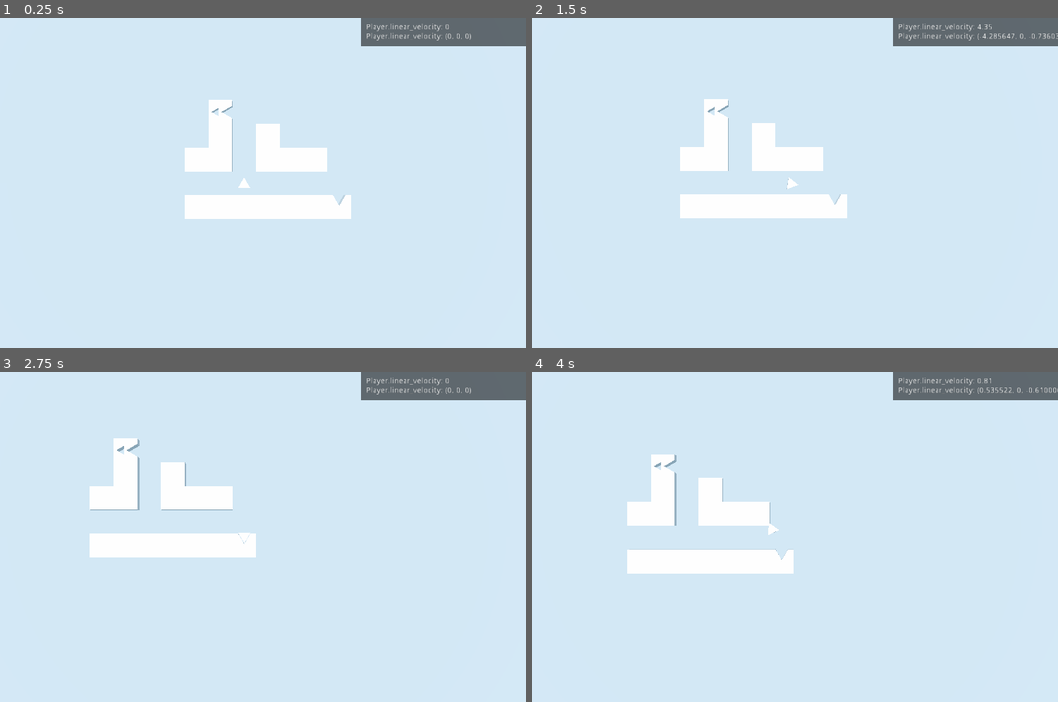
Above: before the commit, frames 1-4 (two rows, left to right).
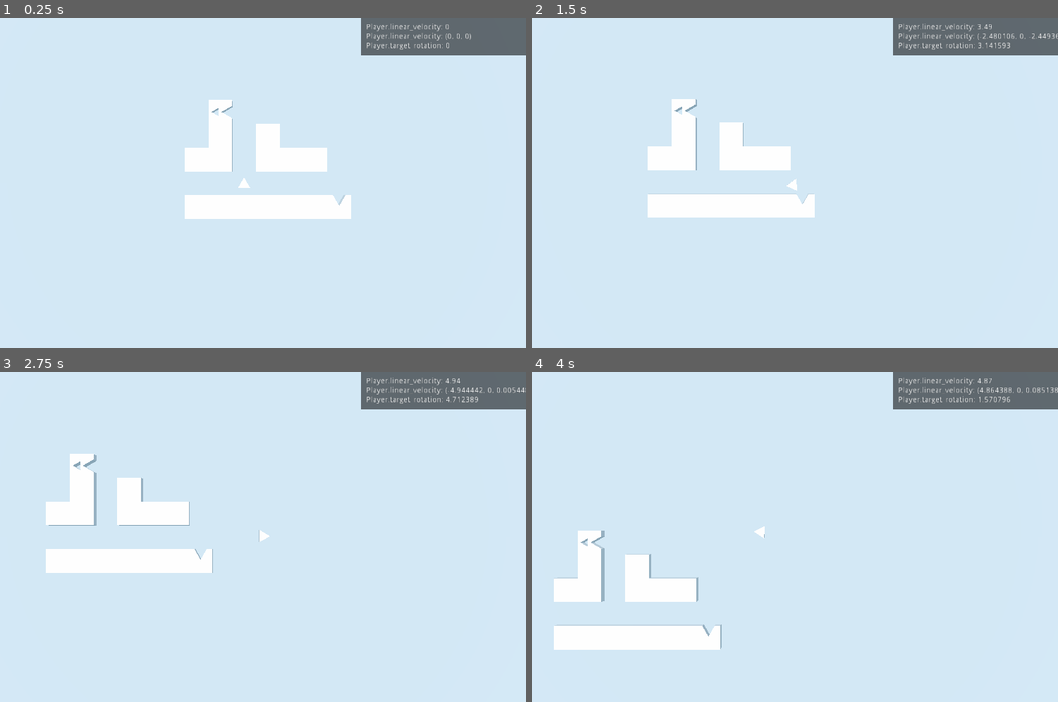
Above: after the commit, the same moments.

Repository: winston-yallow/primitives
Game: Godot game, scene res://levels/00_Test.tscn
Same seed, same stepped clock (60 frames per second), same inputs: the game is played once before the commit and once after it.
Inputs:
- Up to frame 1 (0.25 s): no input
- Up to frame 2 (1.5 s): tap Enter at 0.5 s; hold D (game_right) 0.53-1.28 s; hold Space (reappear) 0.53-1.28 s; hold S (game_backward) from 1.28 s (still down); tap Backspace at 1.35 s
- Up to frame 3 (2.75 s): release S (game_backward) at 2.03 s; hold D (game_right) from 2.03 s (still down); hold Space (reappear) from 2.03 s (still down)
- Up to frame 4 (4 s): release D (game_right) at 2.78 s; release Space (reappear) at 2.78 s; hold W (game_forward) 2.78-3.53 s; tap Backspace at 2.85 s; hold A (game_left) from 3.53 s (still down); hold Space (reappear) from 3.53 s (still down)

The runs differ from the first frame. In frame 1, 0.9% of the frame differs, in the area x 68-100%, y 7-12%; in frame 2, 5.3%; in frame 3, 8.8%; in frame 4, 11%, in the area x 4-100%, y 1-85%.

Commit message:
Implement smoothed movement

Diff:
--- a/game/player/Player.gd
+++ b/game/player/Player.gd
@@ -8,15 +8,21 @@
     TRANSITION_OUT  #  moving back to normal mode
 }
 
-export var speed := 6.0
-export var transitions := 8.0
-export var release_force := 2.5
+export(float, EASE) var input_easing := 1.5
+export var speed := 5.0
+export var max_force := 28.0
+export var velocity_gain := 10.0
+export var transition_time_scale := 20.0
+export var release_force := 4.5
 
 var current_state: int = STATE.NORMAL
+
 var transition_target: Transform
 var transition_origin: Transform
 var transition_speed: float
 var transition_fraction: float
+
+onready var target_rotation := global_transform.basis.get_euler().y
 
 
 func _ready() -> void:
@@ -26,6 +32,7 @@
         RemoteProp.new(self, 'linear_velocity', ['length', 'round'])
     )
     DevTools.add_remote_value(RemoteProp.new(self, 'linear_velocity'))
+    DevTools.add_remote_value(RemoteProp.new(self, 'target_rotation'))
 
 
 func _input(event: InputEvent) -> void:
@@ -38,18 +45,34 @@
     if current_state == STATE.NORMAL:
 
         var direction := Vector3()
-        direction.z += Input.get_action_strength('game_forward')
-        direction.z -= Input.get_action_strength('game_backward')
-        direction.x += Input.get_action_strength('game_left')
-        direction.x -= Input.get_action_strength('game_right')
+        direction.z += ease(Input.get_action_strength('game_forward'), input_easing)
+        direction.z -= ease(Input.get_action_strength('game_backward'), input_easing)
+        direction.x += ease(Input.get_action_strength('game_left'), input_easing)
+        direction.x -= ease(Input.get_action_strength('game_right'), input_easing)
 
-        # TODO: rotate without setting the complete transform
-        if state.linear_velocity:
-            state.transform = state.transform.looking_at(
-                state.transform.origin - state.linear_velocity, Vector3.UP
-            )
+        if direction:
+            var a := Vector3.FORWARD
+            var b := direction
+            var dot := a.x * b.x + (-a.z) * (-b.z)
+            var det := a.x * (-b.z) - (-a.z) * b.x
+            target_rotation = atan2(det, dot) + PI  # model is rotated by 180°
 
-        state.add_central_force(clamped(direction, 1) * speed)
+        var current_rotation := state.transform.basis.get_euler().y
+        var new_rotation := lerp_angle(
+            current_rotation,
+            target_rotation,
+            7 * state.step
+        )
+        state.transform.basis = state.transform.basis.rotated(
+            Vector3.UP,
+            new_rotation - current_rotation
+        )
+
+        var desired := clamped(direction, 1) * speed
+        var error := desired - state.linear_velocity
+        var force := clamped(velocity_gain * error, max_force)
+
+        state.add_central_force(force)
 
     elif current_state == STATE.TRANSITION_IN:
 
@@ -77,7 +100,7 @@
         transition_target = other.global_transform
         transition_origin = global_transform
         transition_fraction = 0
-        transition_speed = transitions * transition_target.origin.distance_to(
+        transition_speed = transition_time_scale * transition_target.origin.distance_to(
             transition_origin.origin
         )
 
